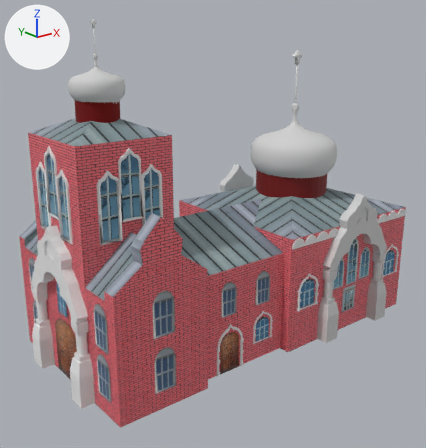
An edit to the OBJ model models/prayer/prayer.obj, drawn before and after from the same camera.
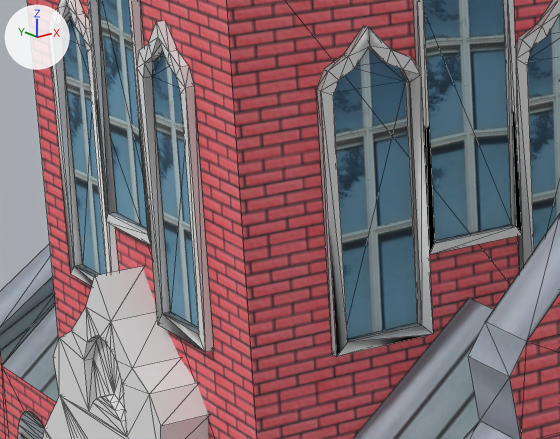
The first picture shows the older version from a camera (50 mm lens) standing at (-9.89, -11.53, 7.94) and looking at (0.17, 1.04, 2.91). The close-ups show both versions on the part from 6% to 36% of the width and 37% to 59% of the height of that picture; other places that the commit changed are outside them. Arrows for +X, +Y and +Z are at upper left; the lights stay in place. The close-ups show mesh edges as thin lines. Where no turn or scale is listed for an object, it has been applied to the vertices. Vertices at the same position are counted once.

The scene before the commit, as lines of its bpy script (objects in view):
```python
me_circle_036_circle_022 = bpy.data.meshes.new('Circle.036_Circle.022')
me_circle_036_circle_022.from_pydata(...)  # 108 vertices, 245 faces; spans x -4.62..-4.57, y 0.07..1.72, z 3.61..5.68
# faces by material slot: [224, 21]
me_circle_036_circle_022.materials.append(mat_none_none)  # white #e7e7e7
me_circle_036_circle_022.materials.append(mat_none_okna_three_jpg)  # picture img_okna_three_jpg
# before: 66 (-4.62, 0.07, 3.61) at pixel (205, 352), 67 (-4.62, 0.62, 3.61) at pixel (157, 324), 93 (-4.62, 0.13, 3.69) at pixel (198, 334), 94 (-4.62, 0.55, 3.69) at pixel (162, 313)
# before: 76 (-4.62, 1.17, 3.61), 77 (-4.62, 1.72, 3.61) at pixel (70, 274), 103 (-4.62, 1.24, 3.67), 104 (-4.62, 1.66, 3.67) at pixel (74, 266)
me_circle_039 = bpy.data.meshes.new('Circle.039')
me_circle_039.from_pydata(...)  # 108 vertices, 245 faces; spans x -4.14..-2.49, y -0.4..-0.35, z 3.61..5.68
# faces by material slot: [224, 21]
me_circle_039.materials.append(mat_none_none)  # white #e7e7e7
me_circle_039.materials.append(mat_none_okna_three_jpg_003)  # picture img_okna_three_jpg
# before: 76 (-3.59, -0.4, 3.61) at pixel (433, 334), 77 (-4.14, -0.4, 3.61) at pixel (336, 356), 103 (-3.65, -0.4, 3.67) at pixel (421, 325), 104 (-4.07, -0.4, 3.67) at pixel (347, 342)
me_circle_054_circle_107 = bpy.data.meshes.new('Circle.054_Circle.107')
me_circle_054_circle_107.from_pydata(...)  # 19 vertices, 17 faces; spans x -4.585, y 2.289..2.867, z 1.463..2.542
me_circle_054_circle_107.materials.append(mat_none_okno_jpg_019)  # picture img_okno_jpg
ob_circle_036_circle_022 = bpy.data.objects.new('Circle.036_Circle.022', me_circle_036_circle_022)
ob_circle_036_circle_022.location = (0.0, 0.0, 0.0)
ob_circle_039 = bpy.data.objects.new('Circle.039', me_circle_039)
ob_circle_039.location = (0.0, 0.0, 0.0)
ob_circle_054_circle_107 = bpy.data.objects.new('Circle.054_Circle.107', me_circle_054_circle_107)
ob_circle_054_circle_107.location = (0.0, 0.0, 0.0)
# also in view: 'Cube' at (1.1, 0.89, 3.08); 'Plane.002' at (-4.69, 0.87, 1.84)
```
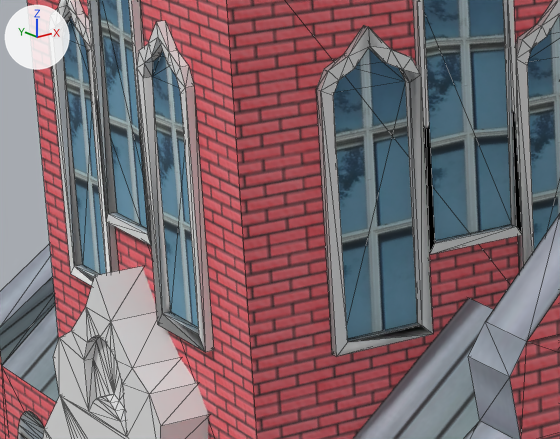
Where the change shows, as pixel boxes [x1, y1, x2, y2] in the close-ups (560 x 439 px; the box of a moved part takes in the faces that stretch with it):
part 1 of me_circle_036_circle_022, moved or reshaped
    both: [158, 314, 205, 352]
part 2 of me_circle_036_circle_022, moved or reshaped
    both: [71, 266, 94, 286]
part 3 of me_circle_036_circle_022, recoloured
    both: [74, 40, 196, 324]
part 4 of me_circle_039, moved or reshaped
    both: [338, 325, 432, 356]
part 5 of me_circle_039, recoloured
    both: [345, 76, 560, 339]

What changed in the scene script:
```text
Add img_three_windows_jpg:
    img_three_windows_jpg = load_image('three_windows.jpg', 'tex_prayer/three_windows.jpg', 2172, 1666, 'sRGB')
Add mat_none_three_windows_jpg:
    mat_none_three_windows_jpg = principled_material('None_three_windows.jpg')
    mat_none_three_windows_jpg.texture = img_three_windows_jpg
    mat_none_three_windows_jpg.roughness = 1.0
Change me_circle_036_circle_022:
    where me_circle_036_circle_022.from_pydata(...)  # 108 vertices, 245 faces; spans x -4.62..-4.57, y 0.07..1.72, z 3.61..5.68
    used by ob_circle_036_circle_022; location = (0.0, 0.0, 0.0)
    verts and faces of me_circle_036_circle_022; kept vertices keep their numbers, new ones are numbered from 108
    me_circle_036_circle_022 part 1
    add delete_faces([(66, 67, 94), (66, 93, 94)])
    add faces += [(66, 94, 93), (66, 94, 67)]  # mat_none_none (white #e7e7e7)
    me_circle_036_circle_022 part 2
    add delete_faces([(76, 77, 104), (76, 103, 104)])
    add faces += [(76, 104, 103), (76, 104, 77)]  # mat_none_none (white #e7e7e7)
    me_circle_036_circle_022 part 3: 21 faces spanning x -4.57, y 0.13..1.66, z 3.67..5.58 switch from mat_none_okna_three_jpg (picture img_okna_three_jpg) to mat_none_three_windows_jpg (picture img_three_windows_jpg)
Change me_circle_039:
    where me_circle_039.from_pydata(...)  # 108 vertices, 245 faces; spans x -4.14..-2.49, y -0.4..-0.35, z 3.61..5.68
    used by ob_circle_039; location = (0.0, 0.0, 0.0)
    verts and faces of me_circle_039; kept vertices keep their numbers, new ones are numbered from 108
    me_circle_039 part 4
    add delete_faces([(76, 77, 104), (76, 103, 104)])
    add faces += [(76, 104, 103), (76, 104, 77)]  # mat_none_none (white #e7e7e7)
    me_circle_039 part 5: 21 faces spanning x -4.07..-2.55, y -0.35, z 3.67..5.58 switch from mat_none_okna_three_jpg_003 (picture img_okna_three_jpg) to mat_none_three_windows_jpg (picture img_three_windows_jpg)
```
